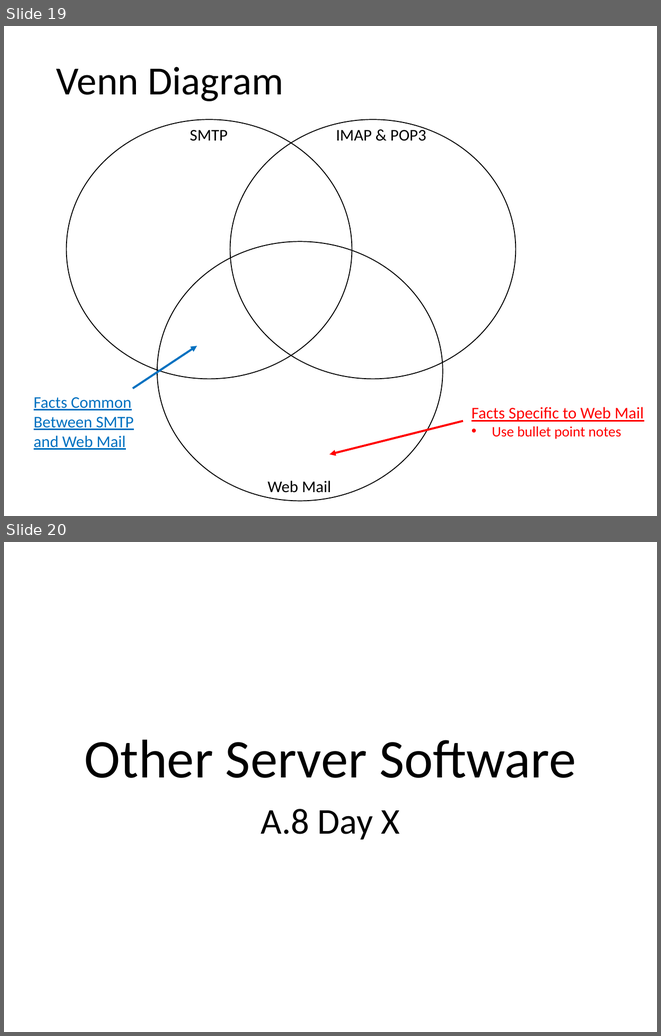
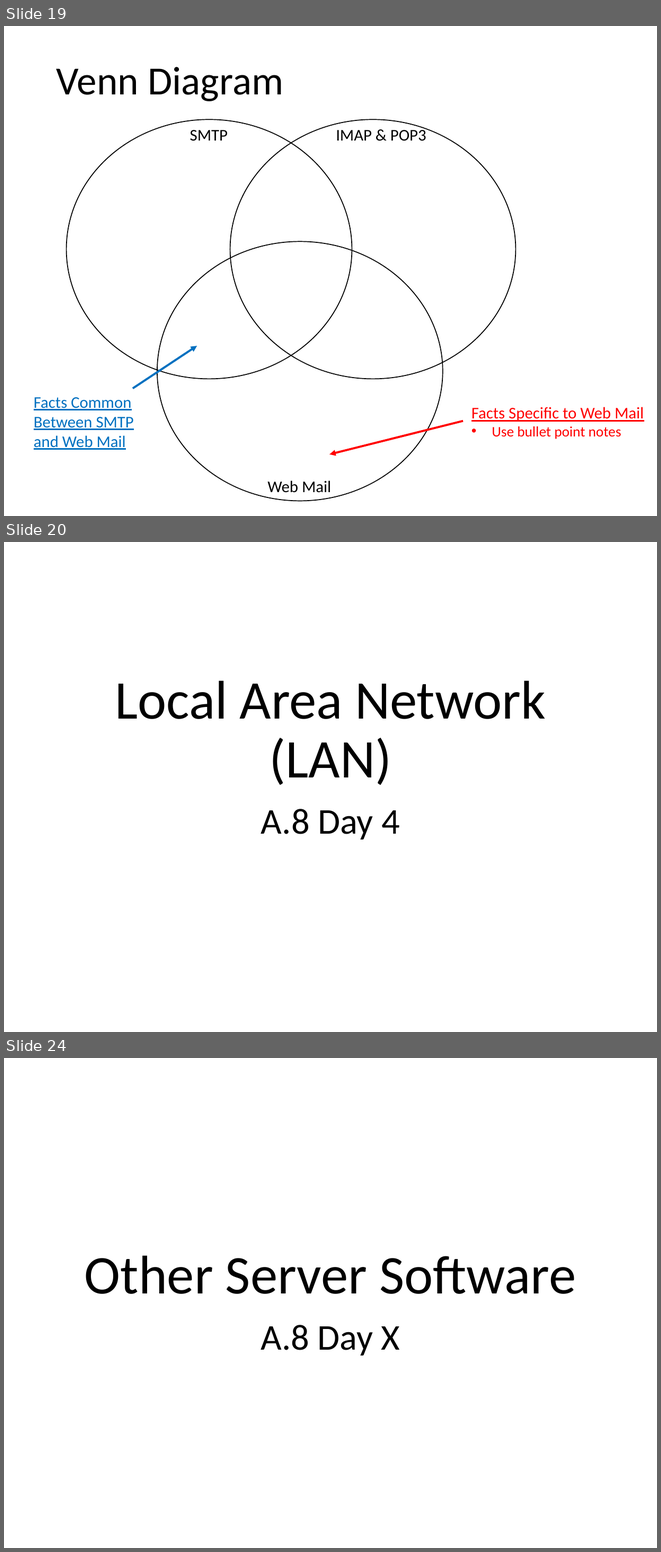
Before and after one commit to Greg5519/ICS2O0, a slide deck: Topic A Understanding Computers/A.8 Lesson - World Wide Web.pptx. Shown one above the other, each under a label of ours: slides 19 and 20 before the commit, slides 19, 20 and 24 after it; the slides between them are not shown. The pictures are 661x1036 and 661x1552 pixels, drawn with LibreOffice and Linux fonts; fonts in the diff are those of the drawing. Boxes give left, top, right and bottom in pixels: in the first picture for what was removed or moved away, otherwise in the second. Text is boxed around its words. In the diff, an @@ line names an element or a change of style, - is before the commit and + after.

```diff
--- a/Topic A Understanding Computers/A.8 Lesson - World Wide Web.pptx
+++ b/Topic A Understanding Computers/A.8 Lesson - World Wide Web.pptx
@@ slide 20 added at (x1=4, y1=542, x2=657, y2=1032), background #FFFFFF @@
@@ title added at (x1=115, y1=680, x2=546, y2=785), 60 pt, text #000000 @@
+Local Area Network (LAN)
@@ subtitle added at (x1=261, y1=809, x2=400, y2=839), 40 pt, text #000000 @@
+A.8 Day 4
@@ what was slide 20 is now slide 24 @@
```
Also in this commit, not shown: 5 other slides added, 2 other files.
